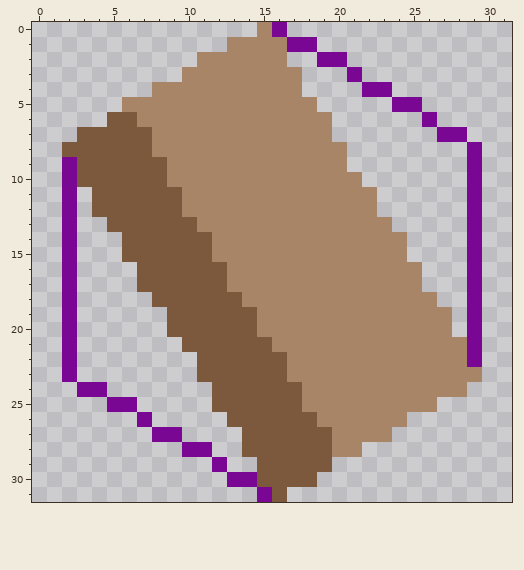
File history of a pixel-art sprite, src/main/resources/graphics/wall3/wall3-nw-se.png. The first picture shows the starting point.
The file is 32x32 pixels.
After the commit:
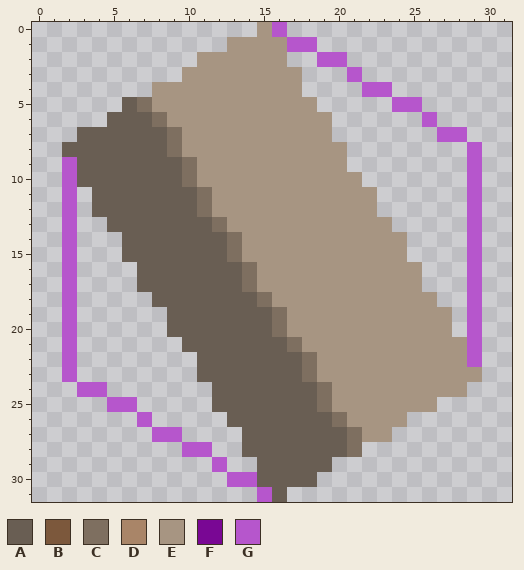
Palette (. is transparent): A #695e53  B #7c583c  C #7e6f60  D #a98568  E #a79582  F #790794  G #b656cc
Change:
@@ x 0..31 @@
- 0 ...............DF...............
- 1 .............DDDDFF.............
- 2 ...........DDDDDD..FF...........
- 3 ..........DDDDDDDD...F..........
- 4 ........DDDDDDDDDD....FF........
- 5 ......DDDDDDDDDDDDD.....FF......
- 6 .....BBDDDDDDDDDDDDD......F.....
- 7 ...BBBBBDDDDDDDDDDDD.......FF...
- 8 ..BBBBBBDDDDDDDDDDDDD........F..
- 9 ..FBBBBBBDDDDDDDDDDDD........F..
-10 ..FBBBBBBDDDDDDDDDDDDD.......F..
-11 ..F.BBBBBBDDDDDDDDDDDDD......F..
-12 ..F.BBBBBBDDDDDDDDDDDDD......F..
-13 ..F..BBBBBBDDDDDDDDDDDDD.....F..
-14 ..F...BBBBBBDDDDDDDDDDDDD....F..
-15 ..F...BBBBBBDDDDDDDDDDDDD....F..
-16 ..F....BBBBBBDDDDDDDDDDDDD...F..
-17 ..F....BBBBBBDDDDDDDDDDDDD...F..
-18 ..F.....BBBBBBDDDDDDDDDDDDD..F..
-19 ..F......BBBBBBDDDDDDDDDDDDD.F..
-20 ..F......BBBBBBDDDDDDDDDDDDD.F..
-21 ..F.......BBBBBBDDDDDDDDDDDDDF..
-22 ..F........BBBBBBDDDDDDDDDDDDF..
-23 ..F........BBBBBBDDDDDDDDDDDDD..
-24 ...FF.......BBBBBBDDDDDDDDDDD...
-25 .....FF.....BBBBBBDDDDDDDDD.....
-26 .......F.....BBBBBBDDDDDD.......
-27 ........FF....BBBBBBDDDD........
-28 ..........FF..BBBBBBDD..........
-29 ............F..BBBBB............
-30 .............FFBBBB.............
-31 ...............FB...............
+ 0 ...............EG...............
+ 1 .............EEEEGG.............
+ 2 ...........EEEEEE..GG...........
+ 3 ..........EEEEEEEE...G..........
+ 4 ........EEEEEEEEEE....GG........
+ 5 ......ACEEEEEEEEEEE.....GG......
+ 6 .....AAACEEEEEEEEEEE......G.....
+ 7 ...AAAAAACEEEEEEEEEE.......GG...
+ 8 ..AAAAAAACEEEEEEEEEEE........G..
+ 9 ..GAAAAAAACEEEEEEEEEE........G..
+10 ..GAAAAAAACEEEEEEEEEEE.......G..
+11 ..G.AAAAAAACEEEEEEEEEEE......G..
+12 ..G.AAAAAAACEEEEEEEEEEE......G..
+13 ..G..AAAAAAACEEEEEEEEEEE.....G..
+14 ..G...AAAAAAACEEEEEEEEEEE....G..
+15 ..G...AAAAAAACEEEEEEEEEEE....G..
+16 ..G....AAAAAAACEEEEEEEEEEE...G..
+17 ..G....AAAAAAACEEEEEEEEEEE...G..
+18 ..G.....AAAAAAACEEEEEEEEEEE..G..
+19 ..G......AAAAAAACEEEEEEEEEEE.G..
+20 ..G......AAAAAAACEEEEEEEEEEE.G..
+21 ..G.......AAAAAAACEEEEEEEEEEEG..
+22 ..G........AAAAAAACEEEEEEEEEEG..
+23 ..G........AAAAAAACEEEEEEEEEEE..
+24 ...GG.......AAAAAAACEEEEEEEEE...
+25 .....GG.....AAAAAAACEEEEEEE.....
+26 .......G.....AAAAAAACEEEE.......
+27 ........GG....AAAAAAACEE........
+28 ..........GG..AAAAAAAC..........
+29 ............G..AAAAA............
+30 .............GGAAAA.............
+31 ...............GA...............
Boxes around the changes in both pictures, in picture pixels (x1, y1, x2, y2):
changed: (62, 22, 482, 502)
